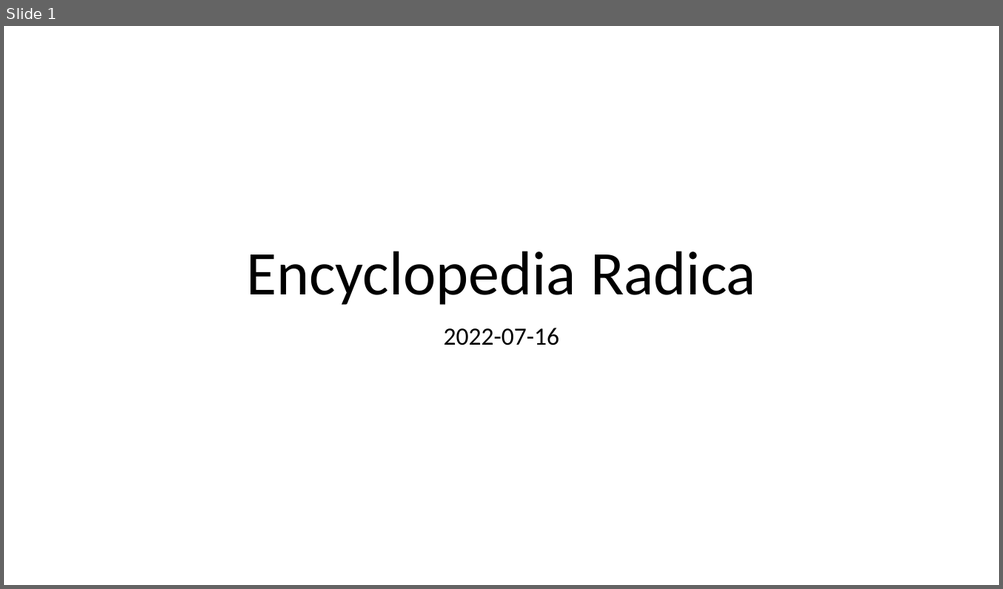
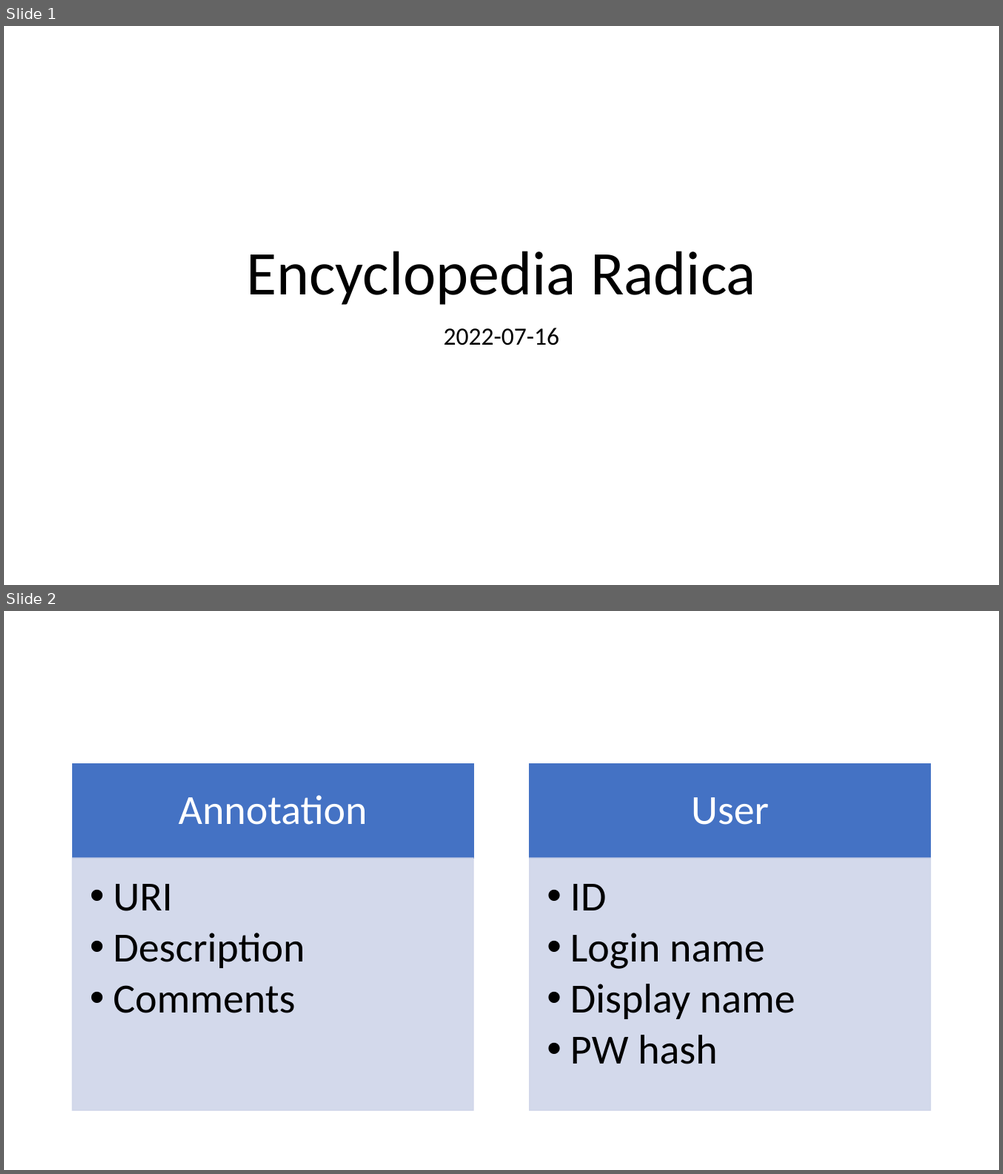
Before and after one commit to raddest-ca/encyclopedia-radica, a slide deck: radica.pptx. Shown one above the other, each under a label of ours: slide 1 before the commit, slides 1 and 2 after it. The pictures are 1003x589 and 1003x1174 pixels, drawn with LibreOffice and Linux fonts; fonts in the diff are those of the drawing. Boxes give left, top, right and bottom in pixels: in the first picture for what was removed or moved away, otherwise in the second. Text is boxed around its words. In the diff, an @@ line names an element or a change of style, - is before the commit and + after.

```diff
--- a/radica.pptx
+++ b/radica.pptx
@@ slide 2 added at (4,611,999,1170), background #FFFFFF @@
@@ group added at (73,764,930,1111): 4 rectangles, 4 texts @@
+Annotation
+  • URI
+  • Description
+  • Comments
+User
+  • ID
+  • Login name
+  • Display name
+  • PW hash
```
Also in this commit, not shown: 6 slides removed.
